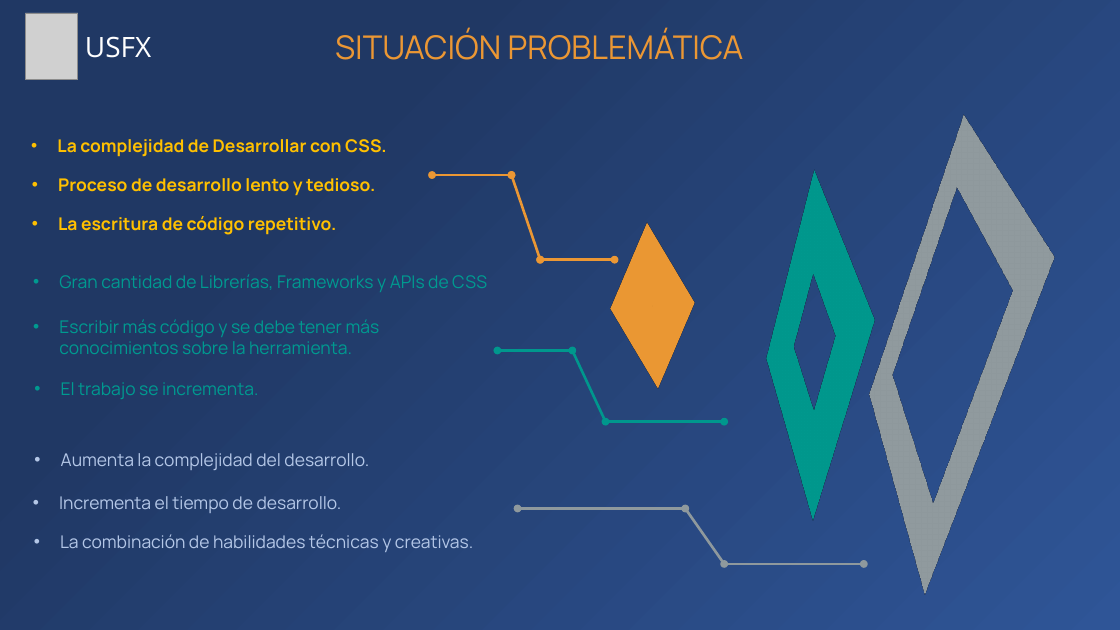
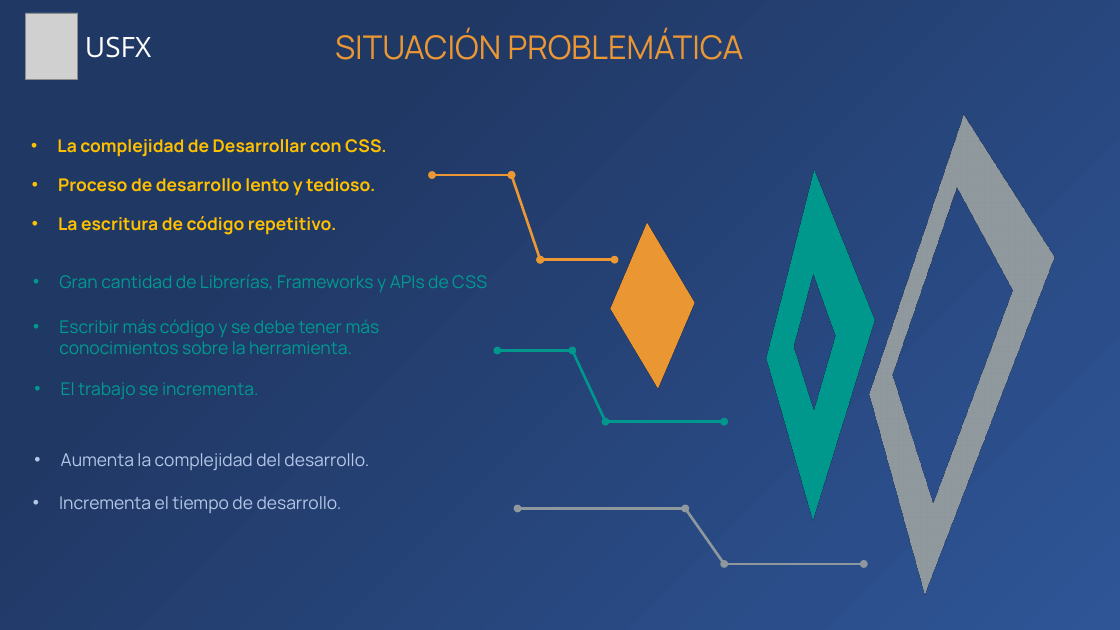
Before and after one commit to Zelechos/Generador-Css, a slide deck: slide 5 of documents/Presentación de Perfil - Modelo Generador CSS.pptx. Drawn at 1120x630 pixels with LibreOffice and Linux fonts; fonts in the diff are those of the drawing; grey boxes stand for pictures. Boxes give left, top, right and bottom in pixels: in the first picture for what was removed or moved away, otherwise in the second. Text is boxed around its words. In the diff, an @@ line names an element or a change of style, - is before the commit and + after.

```diff
--- a/documents/Presentación de Perfil - Modelo Generador CSS.pptx
+++ b/documents/Presentación de Perfil - Modelo Generador CSS.pptx
@@ text removed at (x1=60, y1=534, x2=473, y2=552) @@
-• La combinación de habilidades técnicas y creativas.
```
Also in this commit, not shown: 16 other slides changed, 1 slide added, 7 slides removed, 1 other file.
